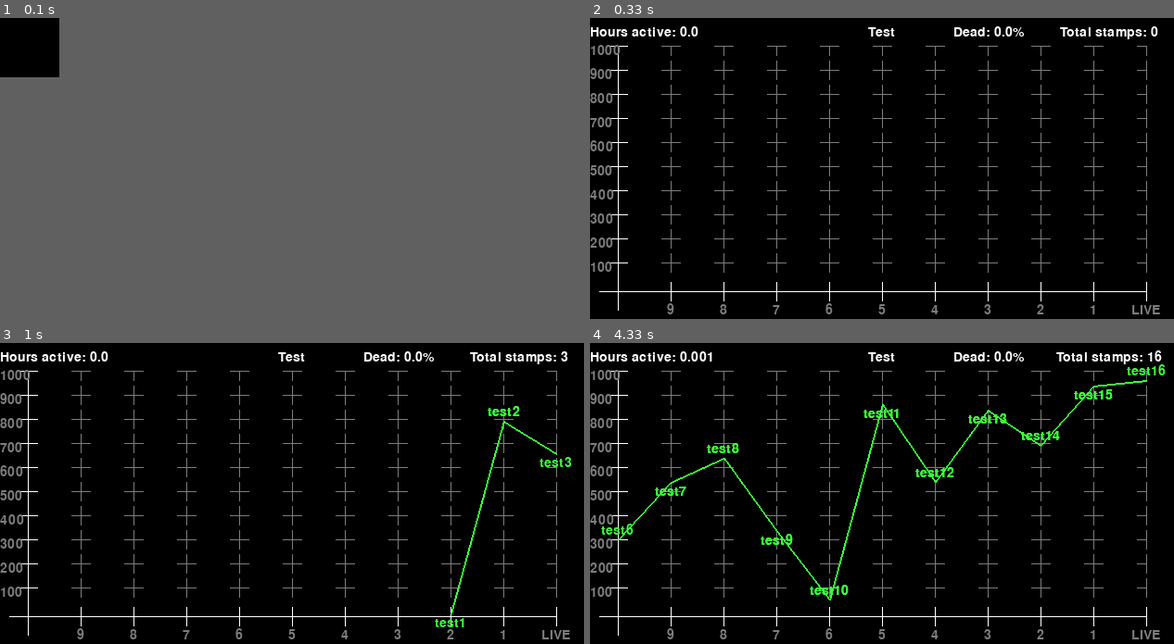
Above: before the commit, frames 1-4 (two rows, left to right).
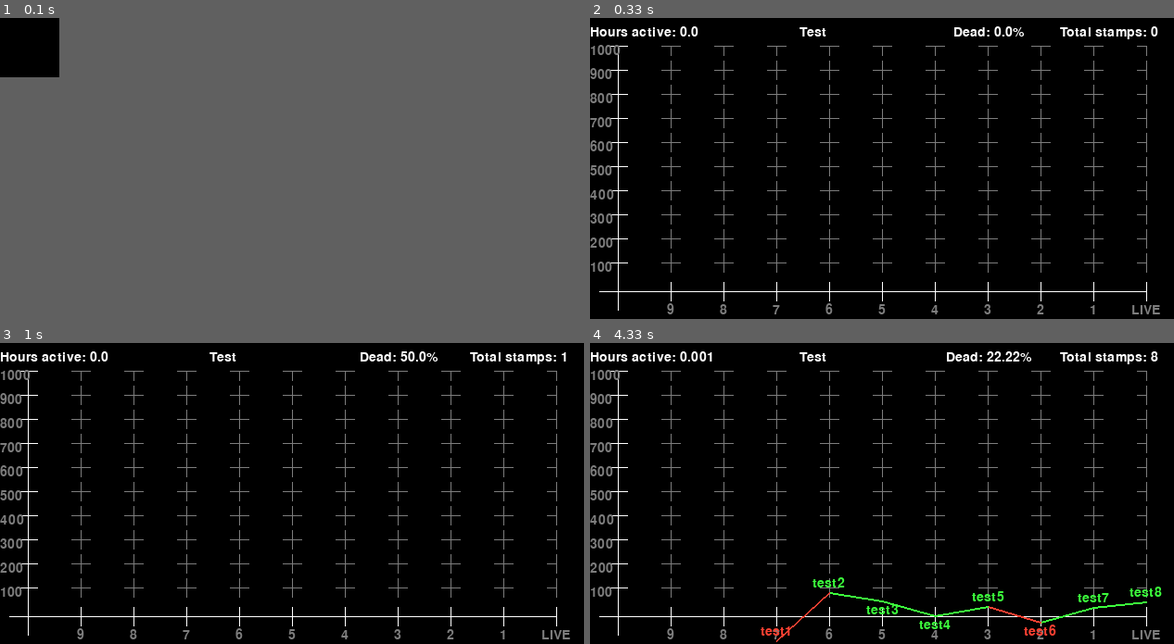
Above: after the commit, the same moments.

Repository: GerElef/pywebwatcher2
Game: pygame game, started from user_io/pygameplotter.py
Same seed, same stepped clock (60 frames per second), same inputs: the game is played once before the commit and once after it.
Inputs:
- Up to frame 1 (0.1 s): no input
- Up to frame 2 (0.33 s): no input
- Up to frame 3 (1 s): no input
- Up to frame 4 (4.33 s): no input

Frame 1 is identical in both runs. In frame 2, 0.2% of the frame differs, in the area x 35-53%, y 3-7%; in frame 3, 1.1%; in frame 4, 4.0%, in the area x 1-99%, y 2-100%.

Commit message:
Changed the positioning of text to be non-random, and go up and down accordingly. Also, now it should use the correct colour when drawing the lines.

Diff:
--- a/__main__.py
+++ b/__main__.py
@@ -155,8 +155,10 @@
     StabilityTester.SLEEP_TIME = handler.SLEEP_TIME
 
     Sniffer.IP_FILTER = handler.IP_FILTER
-    engine = PyEngine(handler.SLEEP_TIME, StabilityTester.UPPER_LIMIT, title=f"Interface {handler.INTERFACE_IPV4}",
-                      timer=True)
+
+    engine = PyEngine(handler.SLEEP_TIME, StabilityTester.UPPER_LIMIT,
+                      title=f"Interface {handler.INTERFACE_IPV4 if handler.INTERFACE_IPV4 else 'dynamic'}", timer=True)
+
     tester_event = Event()
     start_tester(handler.INTERFACE_IPV4, tester_event, handler.LOOP_TIMES, engine)
 
--- a/user_io/pygameplotter.py
+++ b/user_io/pygameplotter.py
@@ -6,13 +6,13 @@
 
 
 class Stamp:
-    def __init__(self, label: str, ping: int, offset: int,  dead=False):
+    def __init__(self, label: str, ping: int, offset: int):
         self.label: str = label
         self.ping: int = ping
-        self.dead: bool = dead
         self.label_offset = offset
 
 
+# TODO implement history scrolling with mouse wheel.
 class PyEngine:
     tickrate = 5
 
@@ -92,12 +92,12 @@
                            offset_x=10)
 
         if self.title:
-            self.draw_text(self.title, self.WHITE, (self.screen.get_width() / 2, int(self.MARGIN_H / 2)))
+            self.draw_text(self.title, self.WHITE, (self.MARGIN_W * 8, int(self.MARGIN_H / 2)))
 
         self.draw_text(f"Total stamps: {self.total_stamps}", self.WHITE,
                        (self.screen.get_width() + self.MARGIN_W, int(self.MARGIN_H / 2)), offset_x=-100)
-        self.draw_text(f"Dead: {round(100*(self.dead_counter/(self.total_stamps + 1)),2)}%", self.WHITE,
-                       (self.screen.get_width(), int(self.MARGIN_H / 2)), offset_x=-200)
+        self.draw_text(f"Dead: {round(100 * (self.dead_counter / (self.total_stamps + 1)), 2)}%", self.WHITE,
+                       (self.screen.get_width(), int(self.MARGIN_W / 2)), offset_x=-200)
 
     def draw_text(self, s: str, colour, pos: tuple[int, int], offset_x: int = 0, offset_y: int = 0):
         surface = self.plot_font.render(s, True, colour)
@@ -117,19 +117,26 @@
 
         offset_x = self.MARGIN_W
         offset_y = self.MARGIN_H
-        # https://www.pygame.org/docs/ref/draw.html#pygame.draw.aaline
+
         for i in range(0, len(self.display_stamps) - 1):
             curr_point = (offset_x + self.map_x_to_plot(i), offset_y + self.map_y_to_plot(self.display_stamps[i]))
             next_point = (offset_x + self.map_x_to_plot(i + 1), offset_y + self.map_y_to_plot(self.display_stamps[i + 1]))
-
-            self.draw_text(self.display_stamps[i].label,
-                           colour_alive if not is_dead(self.display_stamps[i]) else colour_dead,
-                           curr_point, offset_y=self.display_stamps[i].label_offset)
-            pygame.draw.line(self.screen, colour_alive if not is_dead(self.display_stamps[i + 1]) else colour_dead,
-                             curr_point, next_point, 2)
-            self.draw_text(self.display_stamps[i + 1].label,
-                           colour_alive if not is_dead(self.display_stamps[i + 1]) else colour_dead,
-                           next_point, offset_y=self.display_stamps[i+1].label_offset)
+            line_colour = colour_dead if is_dead(self.display_stamps[i]) else colour_alive
+            text_offset_y = self.label_offset_y if curr_point[1] > next_point[1] else -self.label_offset_y
+
+            self.draw_text(self.display_stamps[i].label, line_colour, curr_point, offset_y=text_offset_y)
+            pygame.draw.line(self.screen, line_colour, curr_point, next_point, 2)
+
+        if len(self.display_stamps) > 1:
+            second_last_point = (offset_x + self.map_x_to_plot(len(self.display_stamps) - 2),
+                                 offset_y + self.map_y_to_plot(self.display_stamps[-2]))
+            last_point = (offset_x + self.map_x_to_plot(len(self.display_stamps) - 1),
+                          offset_y + self.map_y_to_plot(self.display_stamps[-1]))
+            line_colour = colour_alive if not is_dead(self.display_stamps[-1]) else colour_dead
+            text_offset_y = self.label_offset_y if second_last_point[1] > last_point[1] else -self.label_offset_y
+
+            self.draw_text(self.display_stamps[-1].label, line_colour, last_point, offset_y=text_offset_y)
+            pygame.draw.line(self.screen, line_colour, second_last_point, last_point, 2)
 
     def map_y_to_plot(self, stamp: Stamp) -> int:
         # https://stackoverflow.com/questions/929103/convert-a-number-range-to-another-range-maintaining-ratio
@@ -233,7 +240,6 @@
         if ping <= 0:
             self.dead_counter += 1
         stamp: Stamp = Stamp(label, ping, self.label_offset_y)
-        self.label_offset_y = -self.label_offset_y
         self.display_stamps.insert(0, stamp)
         self.total_stamps += 1
 
@@ -244,13 +250,17 @@
 if __name__ == "__main__":
     engine = PyEngine(1, 1000, title="Test", timer=True)
     h = 0
+    sum = -100
+    STEP = 25
     while True:
         h += 1
         if engine.is_shut_down:
             break
         engine.main_loop()
         # for reducing main loop CPU burden
-        engine.add_stamp(f"test{h}", Random().randint(-1, 1000))
-        sleep(0.25)
+        engine.add_stamp(f"test{h}", Random().randint(-100, 100))
+        sum += STEP
+
+        sleep(0.5)
 
     pygame.quit()
